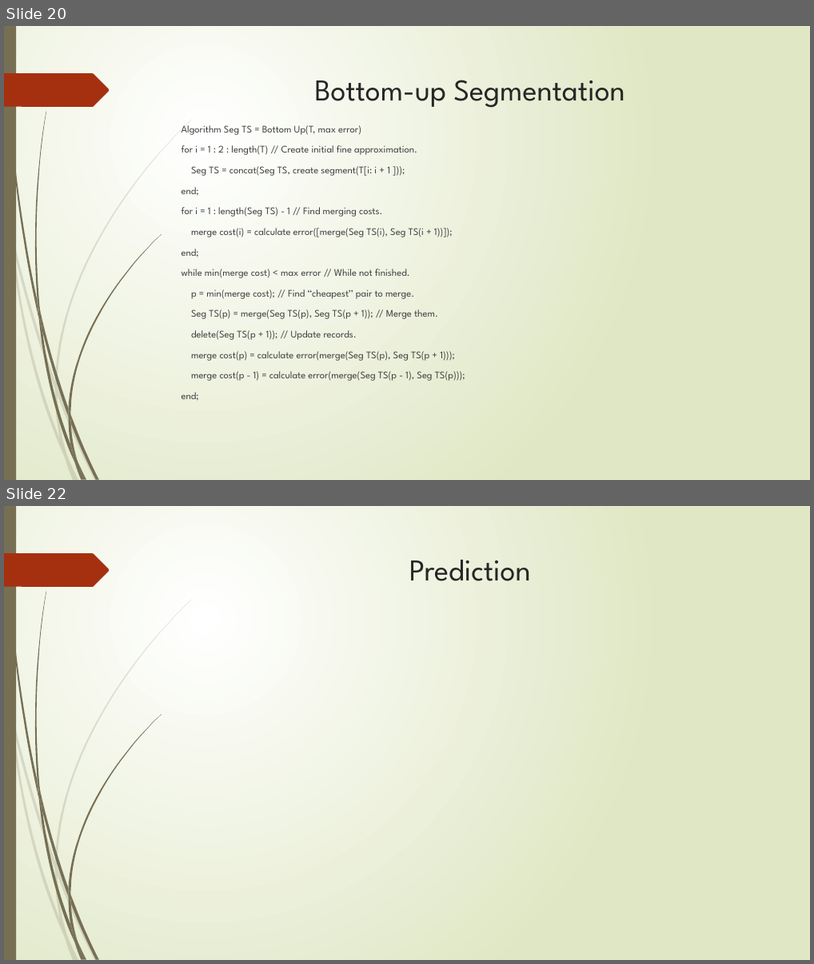
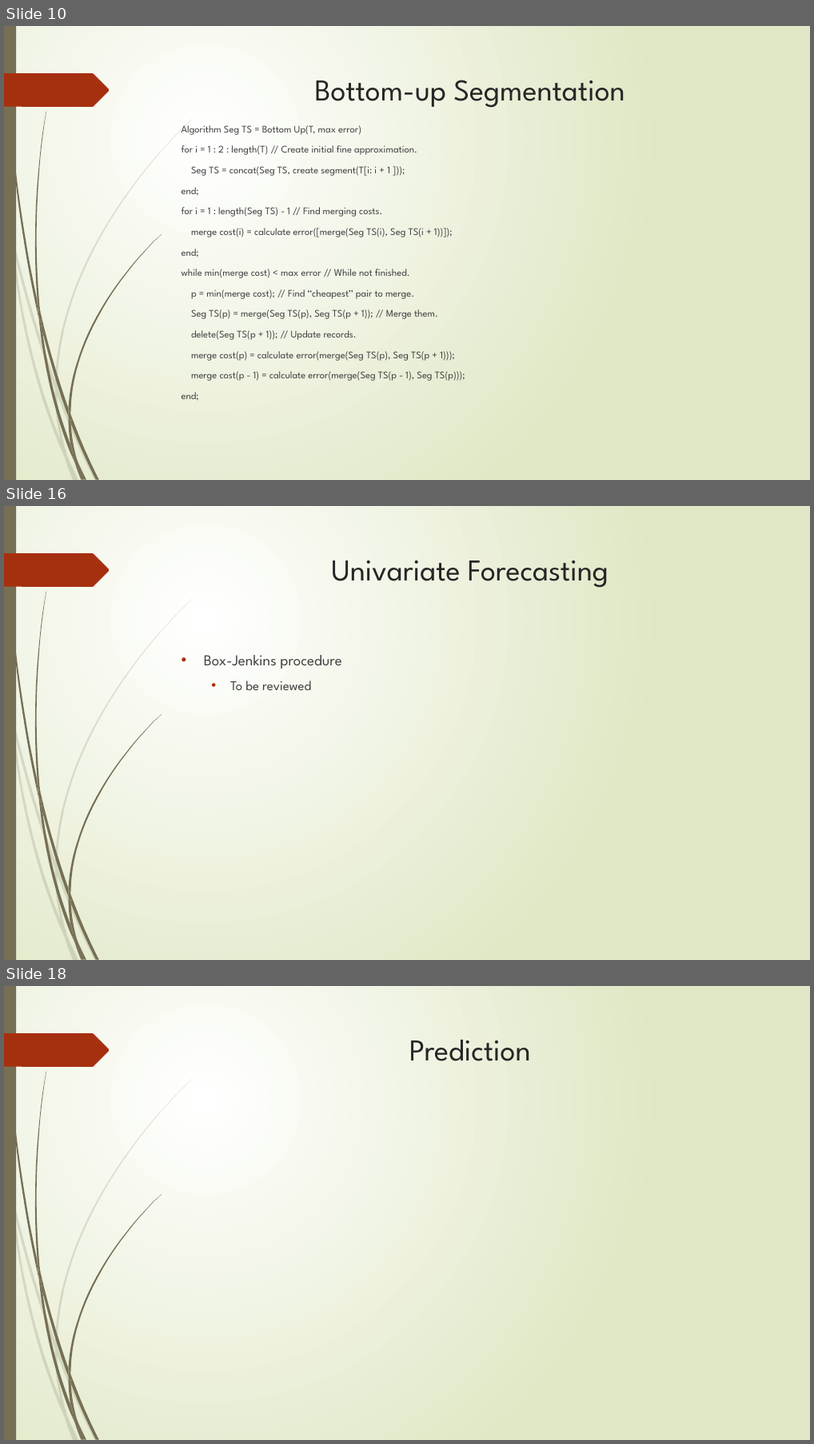
Before and after one commit to zixiaojindao/time-series-survey, a slide deck: slide/tsdm.pptx. Shown one above the other, each under a label of ours: slides 20 and 22 before the commit, slides 10, 16 and 18 after it; the slides between them are not shown. The pictures are 814x964 and 814x1444 pixels, drawn with LibreOffice and Linux fonts; fonts in the diff are those of the drawing; grey boxes stand for pictures. Boxes give left, top, right and bottom in pixels: in the first picture for what was removed or moved away, otherwise in the second. Text is boxed around its words. In the diff, an @@ line names an element or a change of style, - is before the commit and + after.

```diff
--- a/slide/tsdm.pptx
+++ b/slide/tsdm.pptx
@@ slide 16 added at (4,506,810,960), background gradient #FFFFFF to #DFE8C4; not listed: 24 template elements that a slide beside it also shows @@
@@ title added at (331,560,609,588), 36 pt, text #262626 @@
+Univariate Forecasting
@@ text added at (204,655,342,690), 18 pt, text #404040 @@
+• Box-Jenkins procedure
+  • To be reviewed
@@ what was slide 20 is now slide 10 @@
@@ what was slide 22 is now slide 18 @@
```
Also in this commit, not shown: 3 slides changed, 4 other slides added, 1 other file.
